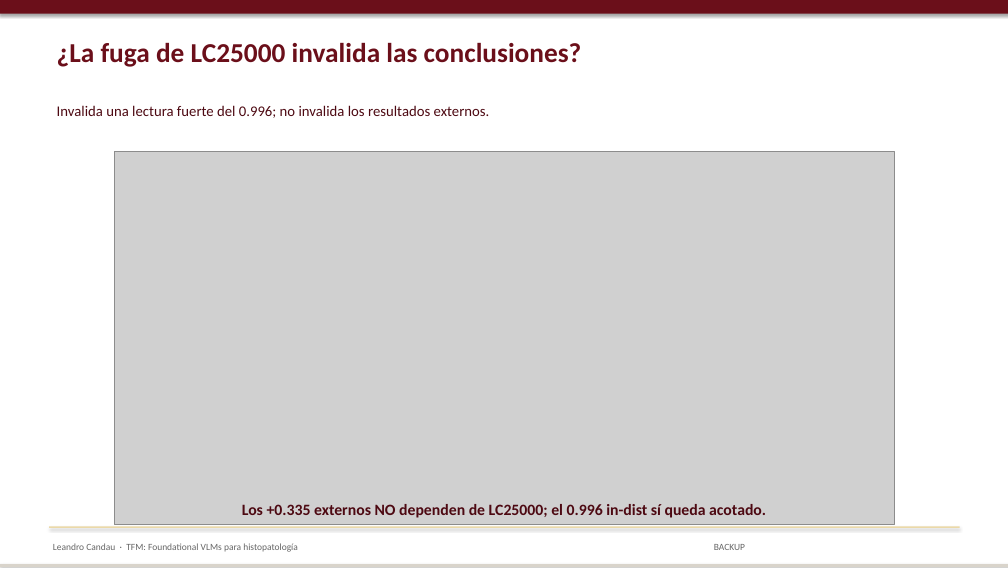
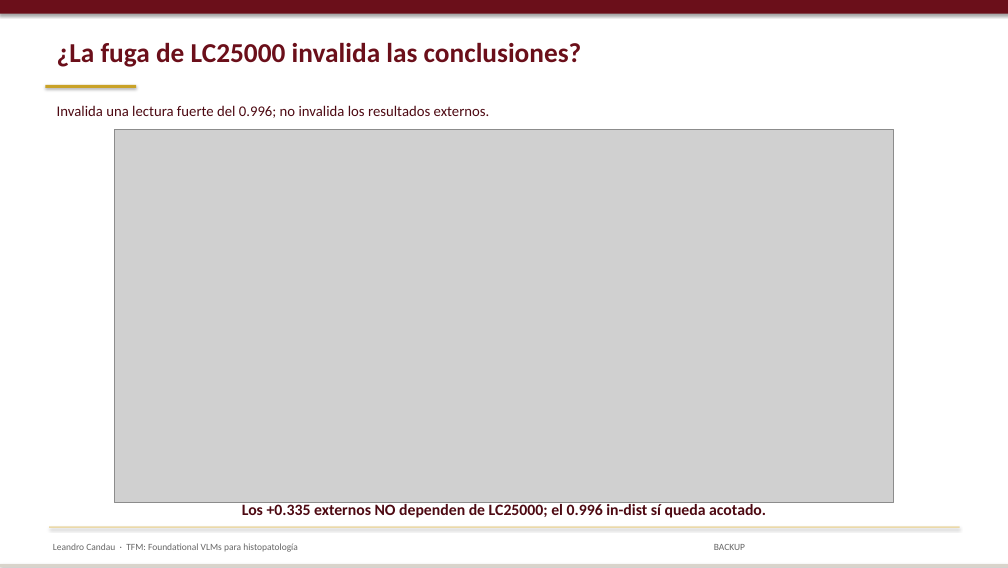
Before and after one commit to lcandau/histopathology-clip-lab, a slide deck: slide 34 of report/TFM_defense.pptx. Drawn at 1008x568 pixels with LibreOffice and Linux fonts; fonts in the diff are those of the drawing; grey boxes stand for pictures. Boxes give left, top, right and bottom in pixels: in the first picture for what was removed or moved away, otherwise in the second. Text is boxed around its words. In the diff, an @@ line names an element or a change of style, - is before the commit and + after.

```diff
--- a/report/TFM_defense.pptx
+++ b/report/TFM_defense.pptx
@@ rectangle added at (x1=45, y1=85, x2=136, y2=88), fill #C9A227 @@
@@ picture moved from (x1=114, y1=151, x2=894, y2=524) to (x1=114, y1=129, x2=894, y2=502) @@
```
Also in this commit, not shown: 28 other slides changed.
